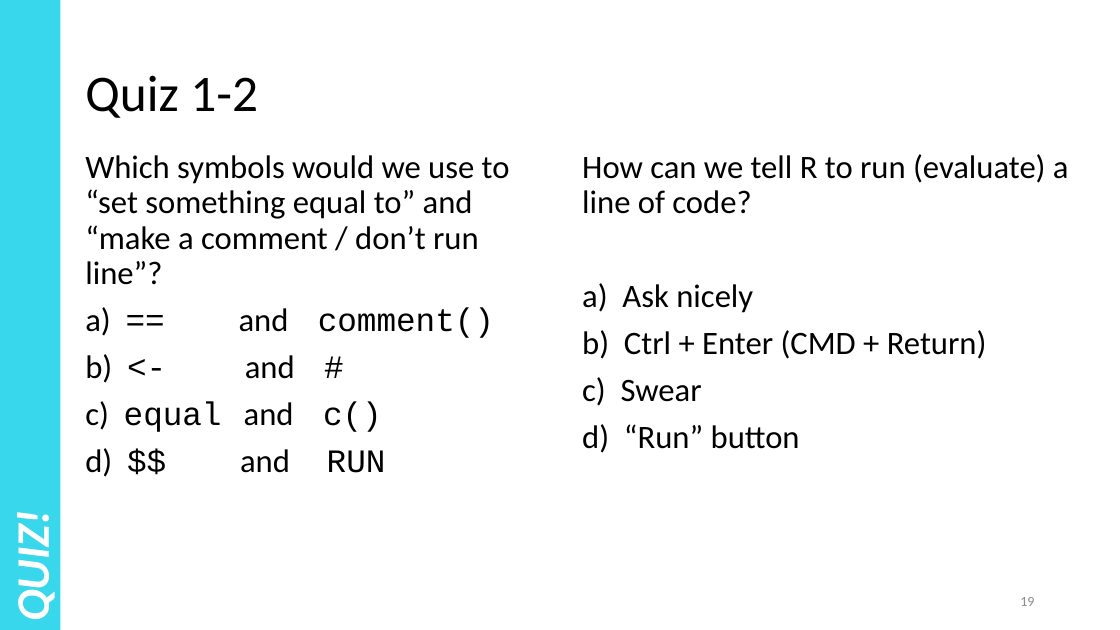
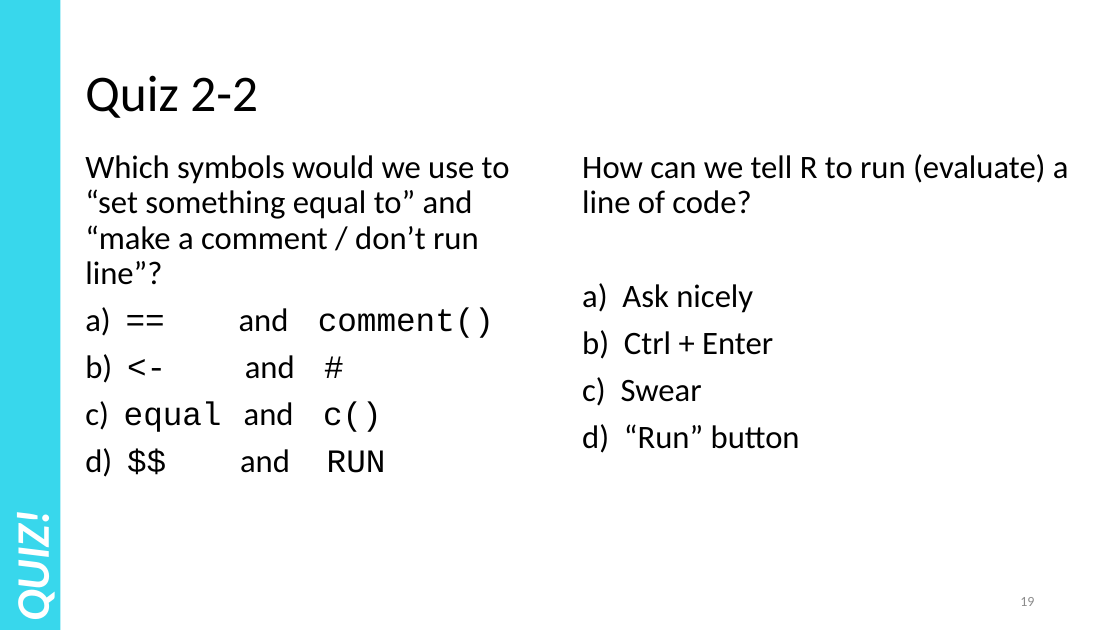
Before and after one commit to justinpriest/ADFG_R_Intro_Workshop, a slide deck: slide 19 of presentations/2 - About R and RStudio.pptx. Drawn at 1120x630 pixels with LibreOffice and Linux fonts; fonts in the diff are those of the drawing. Boxes give left, top, right and bottom in pixels: in the first picture for what was removed or moved away, otherwise in the second. Text is boxed around its words. In the diff, an @@ line names an element or a change of style, - is before the commit and + after.

```diff
--- a/presentations/2 - About R and RStudio.pptx
+++ b/presentations/2 - About R and RStudio.pptx
@@ title at (85,75,258,118): text changed @@
-Quiz 1-2
+Quiz 2-2
@@ text at (582,330,773,359): text changed @@
-b) Ctrl + Enter (CMD + Return)
+b) Ctrl + Enter
```
Also in this commit, not shown: 11 other slides changed.
